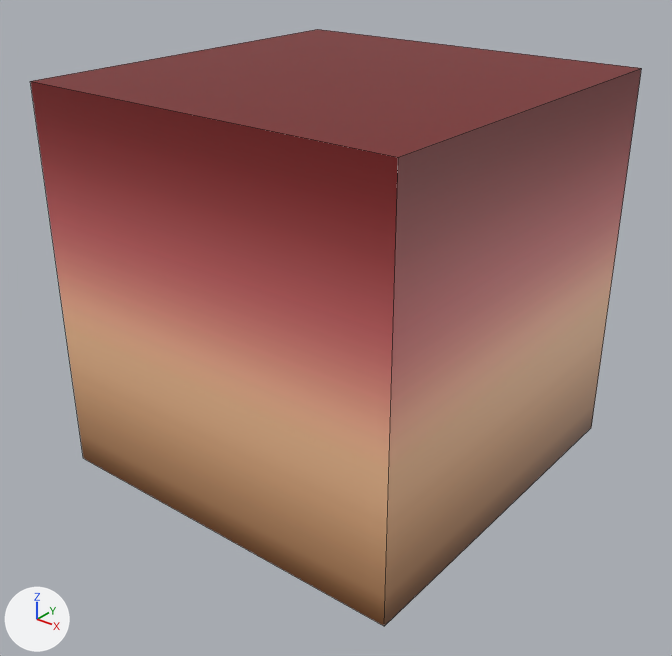
An edit to the FBX model Assets/Models/TileSets/Tileset 1/base4.001.fbx, drawn before and after from the same camera.
The view is the same before and after, from a 50 mm camera at (1.347, -1.721, 0.91) aimed at (0.018, -0.06, -0.12). Arrows for +X, +Y and +Z are at lower left; the lights stay in place. Mesh edges are drawn as thin lines. Where no turn or scale is listed for an object, it has been applied to the vertices.

Names of what the first picture shows: 'base4.001'.
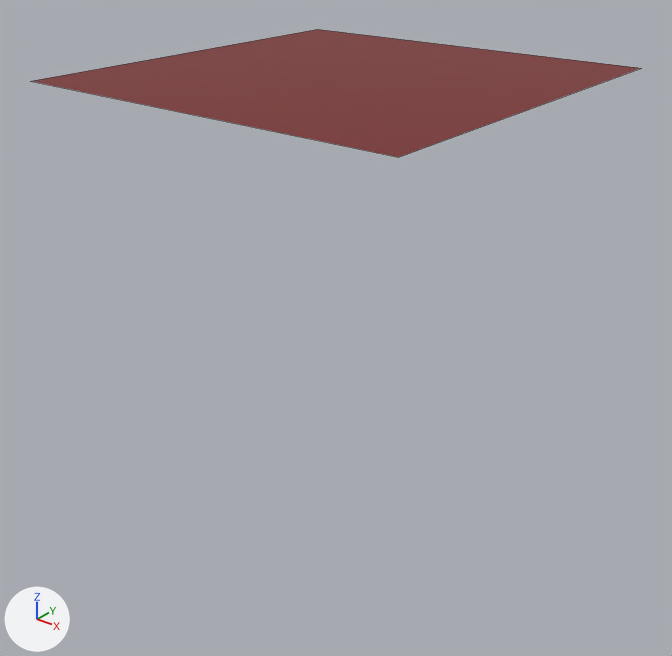
Patch to the scene script:
```diff
--- a/Assets/Models/TileSets/Tileset 1/base4.001.fbx.py
+++ b/Assets/Models/TileSets/Tileset 1/base4.001.fbx.py
@@ me_cube_030 @@
 # used by ob_base4_001; location = (0.0, 0.0, 0.0)
 # verts and faces of me_cube_030; kept vertices keep their numbers, new ones are numbered from 8
 # before: 0 (-0.5, -0.5, -0.5) at pixel (83, 458), 1 (-0.5, -0.5, 0.5) at pixel (30, 81), 2 (-0.5, 0.5, -0.5), 3 (-0.5, 0.5, 0.5) at pixel (317, 29), 4 (0.5, -0.5, -0.5) at pixel (384, 626)
 # before: 5 (0.5, -0.5, 0.5) at pixel (398, 157), 6 (0.5, 0.5, -0.5) at pixel (591, 427), 7 (0.5, 0.5, 0.5) at pixel (641, 68)
-me_cube_030.from_pydata(...)  # 8 vertices, 6 faces; spans x -0.5..0.5, y -0.5..0.5, z -0.5..0.5
+me_cube_030.from_pydata(...)  # 4 vertices, 1 face; spans x -0.5..0.5, y -0.5..0.5, z 0.5
+# me_cube_030 part 1
+delete_vertices([0, 2, 4, 6])  # with the faces that use them
 me_cube_030.materials.append(mat_foundationtexture)
```

What differs and where, as boxes [x1, y1, x2, y2] in the pictures (672 x 656 px):
'base4.001', reshaped (78% shorter): before [30, 29, 642, 626]; after [32, 29, 641, 157]
part 1 of me_cube_030, deleted: before [30, 68, 642, 626]
